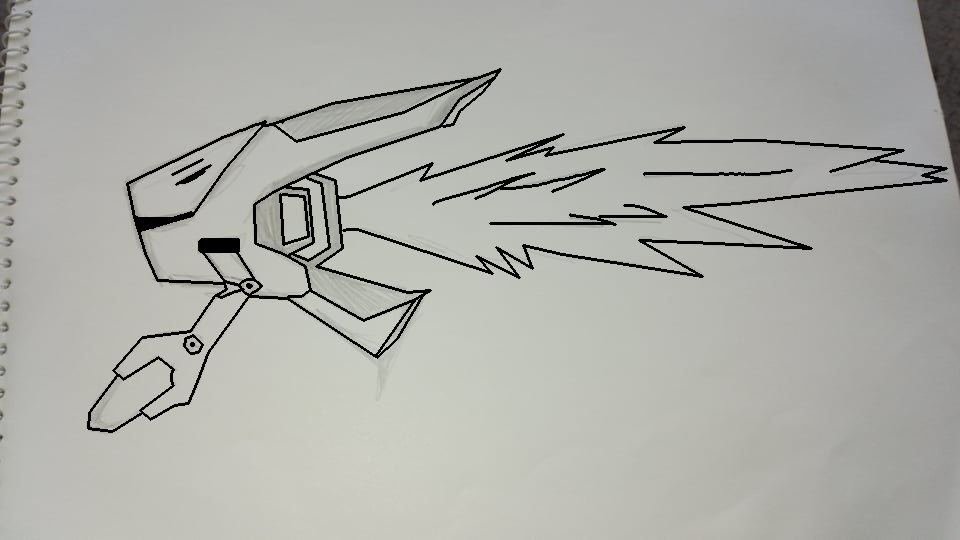
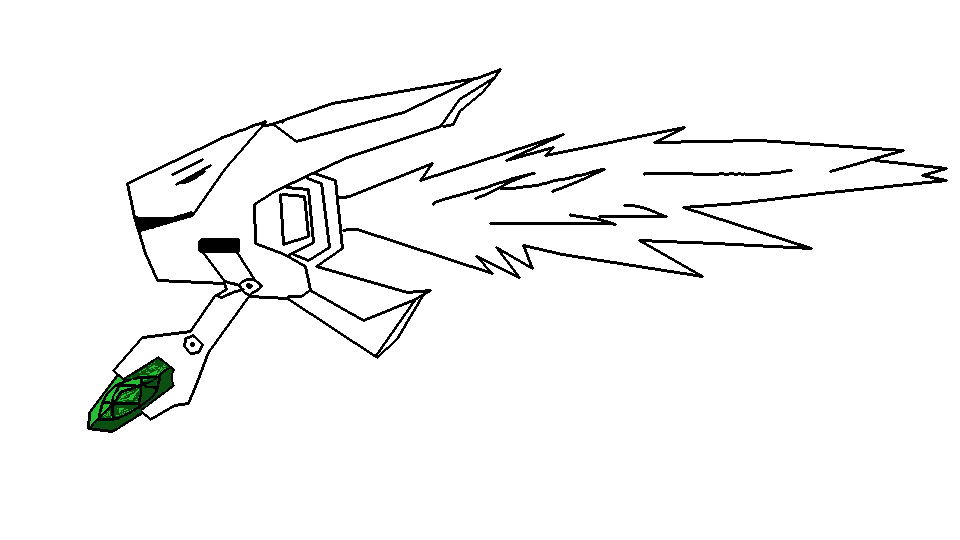
Layers edited between the first and the second 960 x 540 image:
added layer "crystal" above "lines" over (90, 359, 172, 430)
painted on "lines" over (90, 368, 171, 427)
hid "DroneWithCrystal3.jpg copy" over (0, 0, 960, 540)
